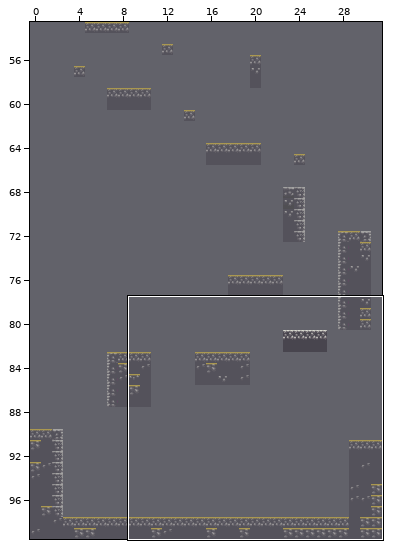
Level history. Tiled map: res/level1.tmx. Above, an overview of the earlier version with the close-up marked.
Close-up. The starting point:
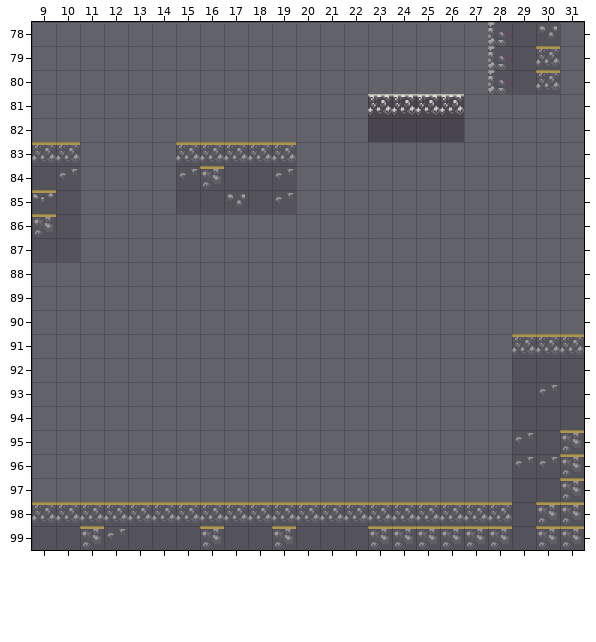
Cells are 32x32 px. Shown: x 9..31, y 78..99. Tiles whose own drawing changed are shown in their newer look in all pictures.
Now the later version:
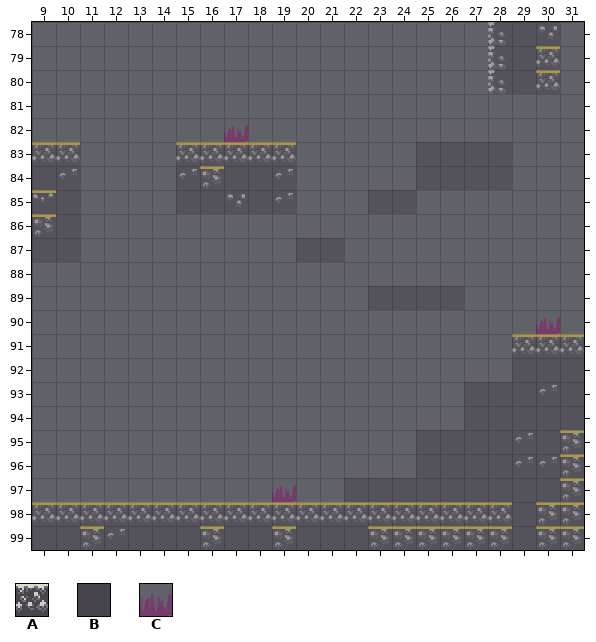
Key: from "tile_set": A 1, B 8, C 17.
_ is an empty cell.
See-through tiles are keyed as they look on the map.
What changed:
Layer "platform":
There is now tile C in row 82 at x 17; in row 90 at x 30; in row 97 at x 19.
Tile A is removed in row 81 at x 23 to 26.
Tile B is removed in row 82 at x 23 to 26.
Changed places in both close-ups, as pixel boxes (x1, y1, x2, y2):
removed: (368, 94, 464, 142)
added: (224, 122, 248, 142)
added: (536, 314, 560, 334)
added: (272, 482, 296, 502)
